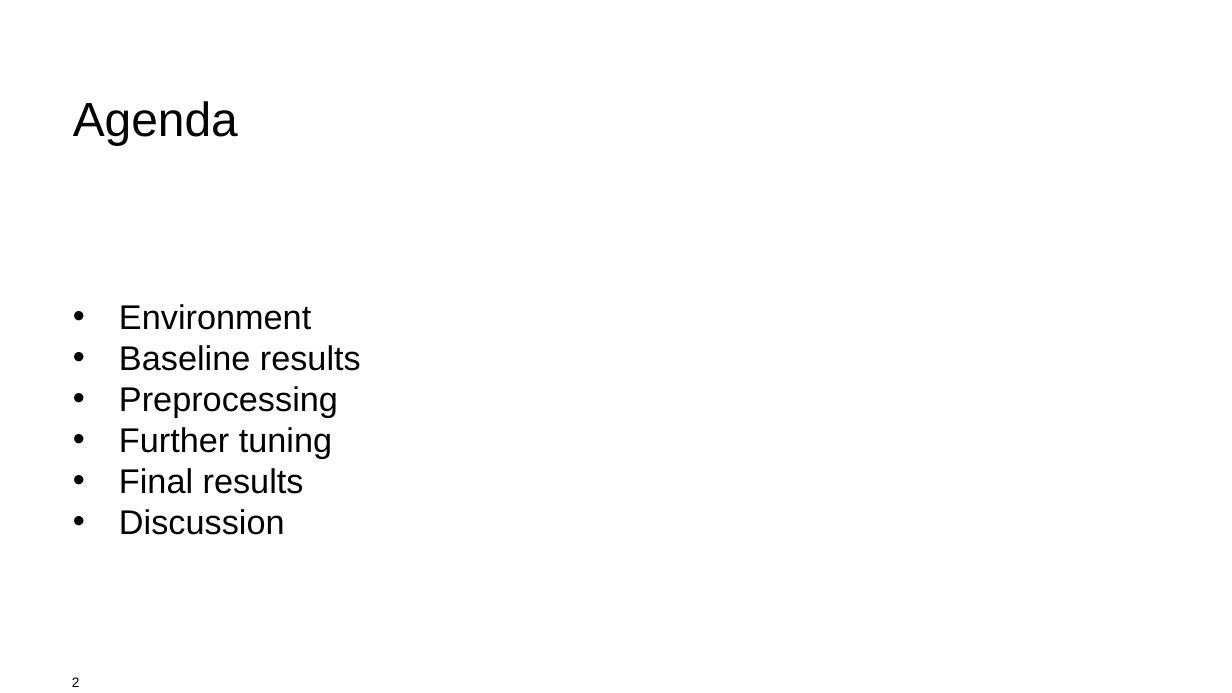
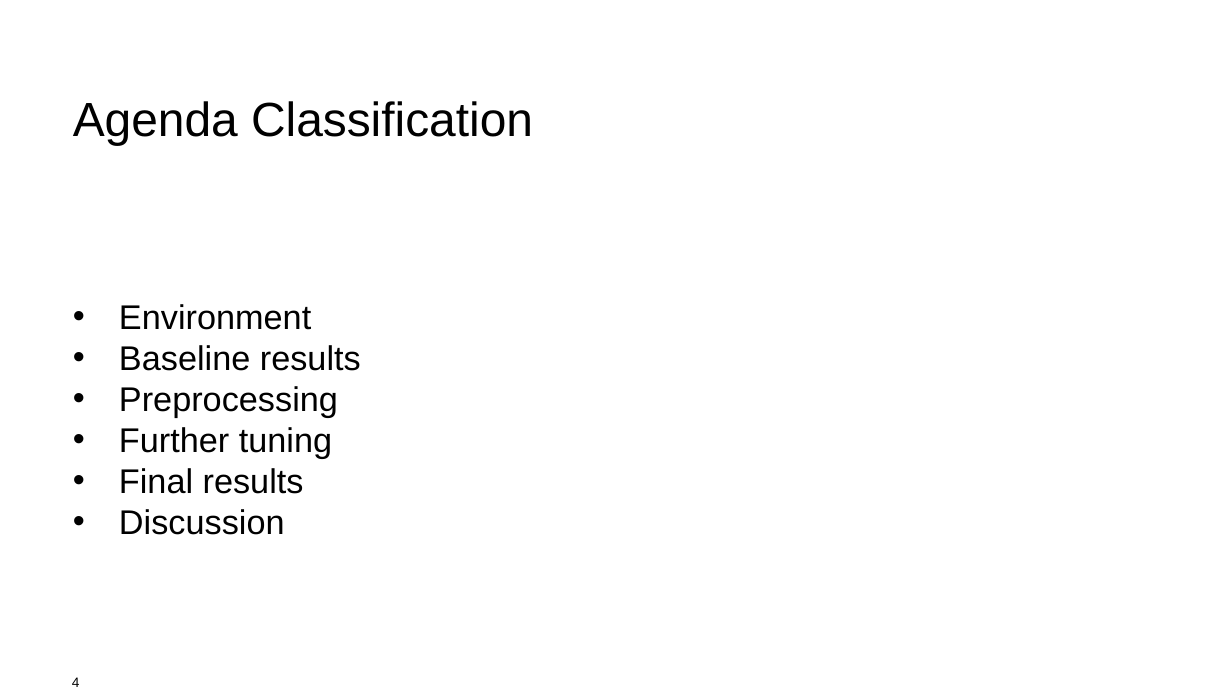
Before and after one commit to vitamys/nlp, a slide deck: slide 4 of Final_Project_Presentation_GroupC.pptx (slide 2 before the commit). Drawn at 1232x693 pixels with LibreOffice and Linux fonts; fonts in the diff are those of the drawing; background and template pictures are left out. Boxes give left, top, right and bottom in pixels: in the first picture for what was removed or moved away, otherwise in the second. Text is boxed around its words. In the diff, an @@ line names an element or a change of style, - is before the commit and + after.

```diff
--- a/Final_Project_Presentation_GroupC.pptx
+++ b/Final_Project_Presentation_GroupC.pptx
@@ title at [73,101,533,145]: text changed @@
-Agenda
+Agenda Classification
@@ page number at [72,677,80,687]: text changed @@
-2
+4
```
Also in this commit, not shown: 5 other slides changed, 2 slides added, 7 other files.
